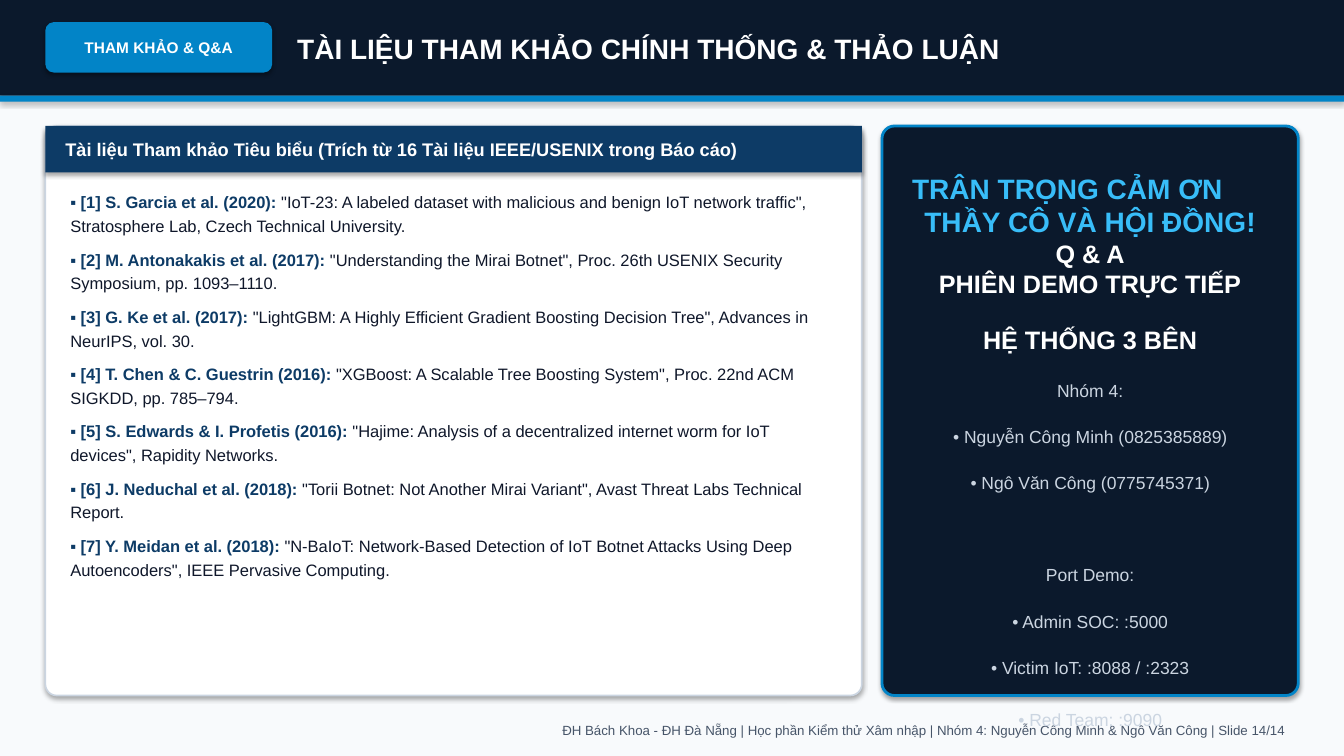
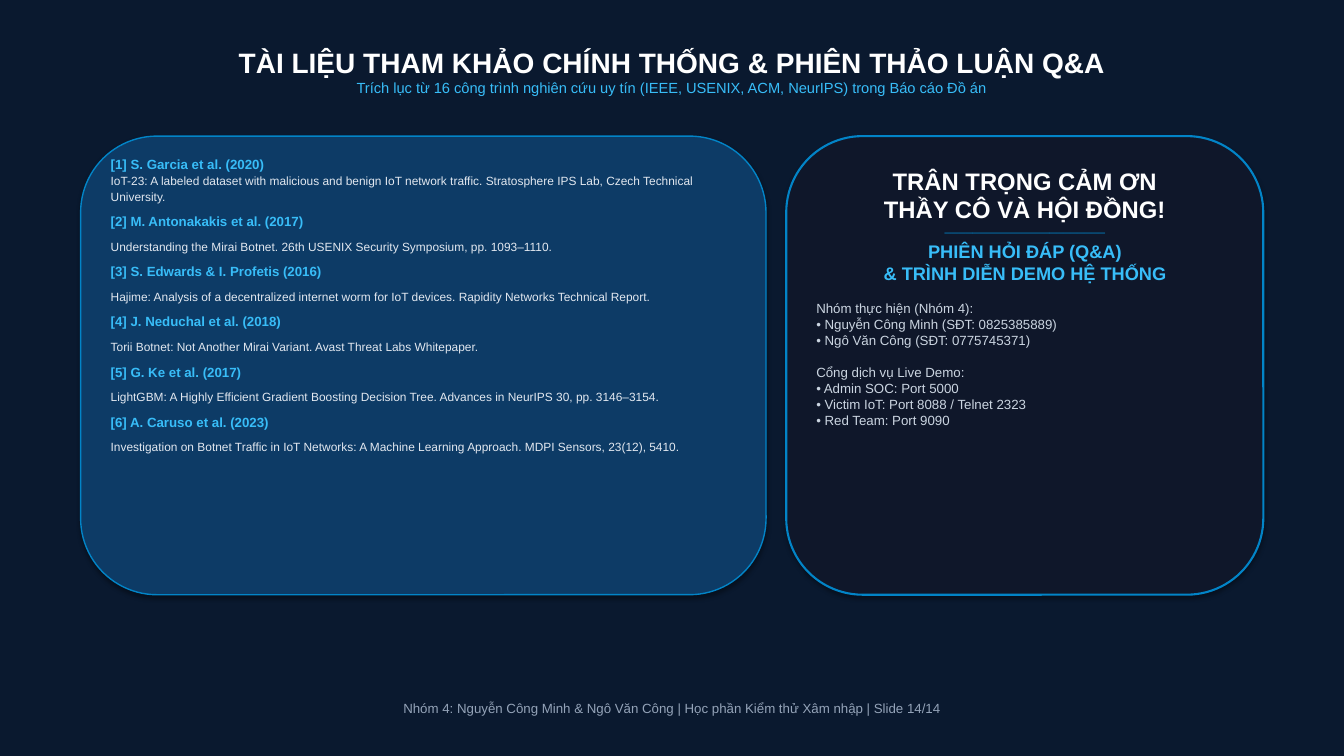
Before and after one commit to vcongggggg/iot-botnet-detection-ml, a slide deck: slide 14 of Slide_Thuyet_Trinh_IoT_Botnet_ML_Nhom4.pptx. Drawn at 1344x756 pixels with LibreOffice and Linux fonts; fonts in the diff are those of the drawing. Boxes give left, top, right and bottom in pixels: in the first picture for what was removed or moved away, otherwise in the second. Text is boxed around its words. In the diff, an @@ line names an element or a change of style, - is before the commit and + after.

Commit message:
refactor(delivery): complete overhaul of IoT NIDS pipeline, real ROC/AUC, 16 300-DPI figures, Word report, and 16:9 slides

```diff
--- a/Slide_Thuyet_Trinh_IoT_Botnet_ML_Nhom4.pptx
+++ b/Slide_Thuyet_Trinh_IoT_Botnet_ML_Nhom4.pptx
@@ background #F8FAFC to #FFFFFF @@
@@ rectangle: place and size @@
-rectangle at <box>0,0,1344,96</box>
+rectangle at <box>0,0,1344,756</box>
@@ rectangle at <box>0,0,1344,756</box>: fill #0B192C to #0A192F @@
@@ rounded rectangle removed at <box>45,22,272,73</box> @@
-THAM KHẢO & Q&A
@@ text "TÀI LIỆU THAM KHẢO CHÍNH ..." at <box>239,51,1104,96</box>: vertical alignment middle to top @@
@@ text at <box>239,51,1104,96</box>: text changed; size 20 to 10.5 pt; text colour #FFFFFF to #38BDF8; bold off @@
-TÀI LIỆU THAM KHẢO CHÍNH THỐNG & THẢO LUẬN
+TÀI LIỆU THAM KHẢO CHÍNH THỐNG & PHIÊN THẢO LUẬN Q&A
+Trích lục từ 16 công trình nghiên cứu uy tín (IEEE, USENIX, ACM, NeurIPS) trong Báo cáo Đồ án
@@ rectangle removed at <box>0,96,1344,102</box> @@
@@ rectangle removed at <box>45,126,862,172</box> @@
-Tài liệu Tham khảo Tiêu biểu (Trích từ 16 Tài liệu IEEE/USENIX trong Báo cáo)
@@ rounded rectangle: place and size @@
-rounded rectangle at <box>45,126,862,696</box>
+rounded rectangle at <box>81,136,766,595</box>
@@ rounded rectangle at <box>81,136,766,595</box>: fill #FFFFFF to #0D3B66; outline #CBD5E1 1.2 pt to #0284C7 1 pt; proportions changed @@
@@ rounded rectangle: place and size @@
-rounded rectangle at <box>882,126,1299,696</box>
+rounded rectangle at <box>786,136,1263,595</box>
@@ rounded rectangle at <box>786,136,1263,595</box>: fill #0B192C to #0F172A; outline #0284C7 2 pt to #0284C7 1.5 pt; proportions changed @@
@@ text at <box>111,159,693,454</box>: text changed; size 11.8 to 8.5 pt; text colour #0F172A to #E2E8F0 @@
-▪ [1] S. Garcia et al. (2020): "IoT-23: A labeled dataset with malicious and benign IoT network traffic", Stratosphere Lab, Czech Technical University.
-▪ [2] M. Antonakakis et al. (2017): "Understanding the Mirai Botnet", Proc. 26th USENIX Security Symposium, pp. 1093–1110.
-▪ [3] G. Ke et al. (2017): "LightGBM: A Highly Efficient Gradient Boosting Decision Tree", Advances in NeurIPS, vol. 30.
-▪ [4] T. Chen & C. Guestrin (2016): "XGBoost: A Scalable Tree Boosting System", Proc. 22nd ACM SIGKDD, pp. 785–794.
-▪ [5] S. Edwards & I. Profetis (2016): "Hajime: Analysis of a decentralized internet worm for IoT devices", Rapidity Networks.
-▪ [6] J. Neduchal et al. (2018): "Torii Botnet: Not Another Mirai Variant", Avast Threat Labs Technical Report.
-▪ [7] Y. Meidan et al. (2018): "N-BaIoT: Network-Based Detection of IoT Botnet Attacks Using Deep Autoencoders", IEEE Pervasive Computing.
+[1] S. Garcia et al. (2020)
+IoT-23: A labeled dataset with malicious and benign IoT network traffic. Stratosphere IPS Lab, Czech Technical University.
+[2] M. Antonakakis et al. (2017)
+Understanding the Mirai Botnet. 26th USENIX Security Symposium, pp. 1093–1110.
+[3] S. Edwards & I. Profetis (2016)
+Hajime: Analysis of a decentralized internet worm for IoT devices. Rapidity Networks Technical Report.
+[4] J. Neduchal et al. (2018)
+Torii Botnet: Not Another Mirai Variant. Avast Threat Labs Whitepaper.
+[5] G. Ke et al. (2017)
+LightGBM: A Highly Efficient Gradient Boosting Decision Tree. Advances in NeurIPS 30, pp. 3146–3154.
+[6] A. Caruso et al. (2023)
+Investigation on Botnet Traffic in IoT Networks: A Machine Learning Approach. MDPI Sensors, 23(12), 5410.
@@ text "TRÂN TRỌNG CẢM ƠN THẦY ...": place and size @@
-text "TRÂN TRỌNG CẢM ƠN THẦY ..." at <box>912,177,1255,730</box>
+text "TRÂN TRỌNG CẢM ƠN THẦY ..." at <box>816,170,1167,425</box>
@@ text at <box>884,170,1165,223</box>: size 20 to 17 pt, text colour #38BDF8 to #FFFFFF in "TRÂN TRỌNG CẢM ƠN THẦY CÔ VÀ ..." @@
@@ text at <box>816,244,1167,425</box>: text changed; size 12.5 to 9.5 pt @@
-Q & A
-PHIÊN DEMO TRỰC TIẾP
-HỆ THỐNG 3 BÊN
-Nhóm 4:
-• Nguyễn Công Minh (0825385889)
-• Ngô Văn Công (0775745371)
-Port Demo:
-• Admin SOC: :5000
-• Victim IoT: :8088 / :2323
-• Red Team: :9090
+───────────────────────
+PHIÊN HỎI ĐÁP (Q&A)
+& TRÌNH DIỄN DEMO HỆ THỐNG
+Nhóm thực hiện (Nhóm 4):
+• Nguyễn Công Minh (SĐT: 0825385889)
+• Ngô Văn Công (SĐT: 0775745371)
+Cổng dịch vụ Live Demo:
+• Admin SOC: Port 5000
+• Victim IoT: Port 8088 / Telnet 2323
+• Red Team: Port 9090
@@ text at <box>403,703,940,716</box>: text changed; text colour #475569 to #94A3B8 @@
-ĐH Bách Khoa - ĐH Đà Nẵng | Học phần Kiểm thử Xâm nhập | Nhóm 4: Nguyễn Công Minh & Ngô Văn Công | Slide 14/14
+Nhóm 4: Nguyễn Công Minh & Ngô Văn Công | Học phần Kiểm thử Xâm nhập | Slide 14/14
```
Also in this commit, not shown: 8 other slides changed, 5 slides added, 5 slides removed, 28 other files.
